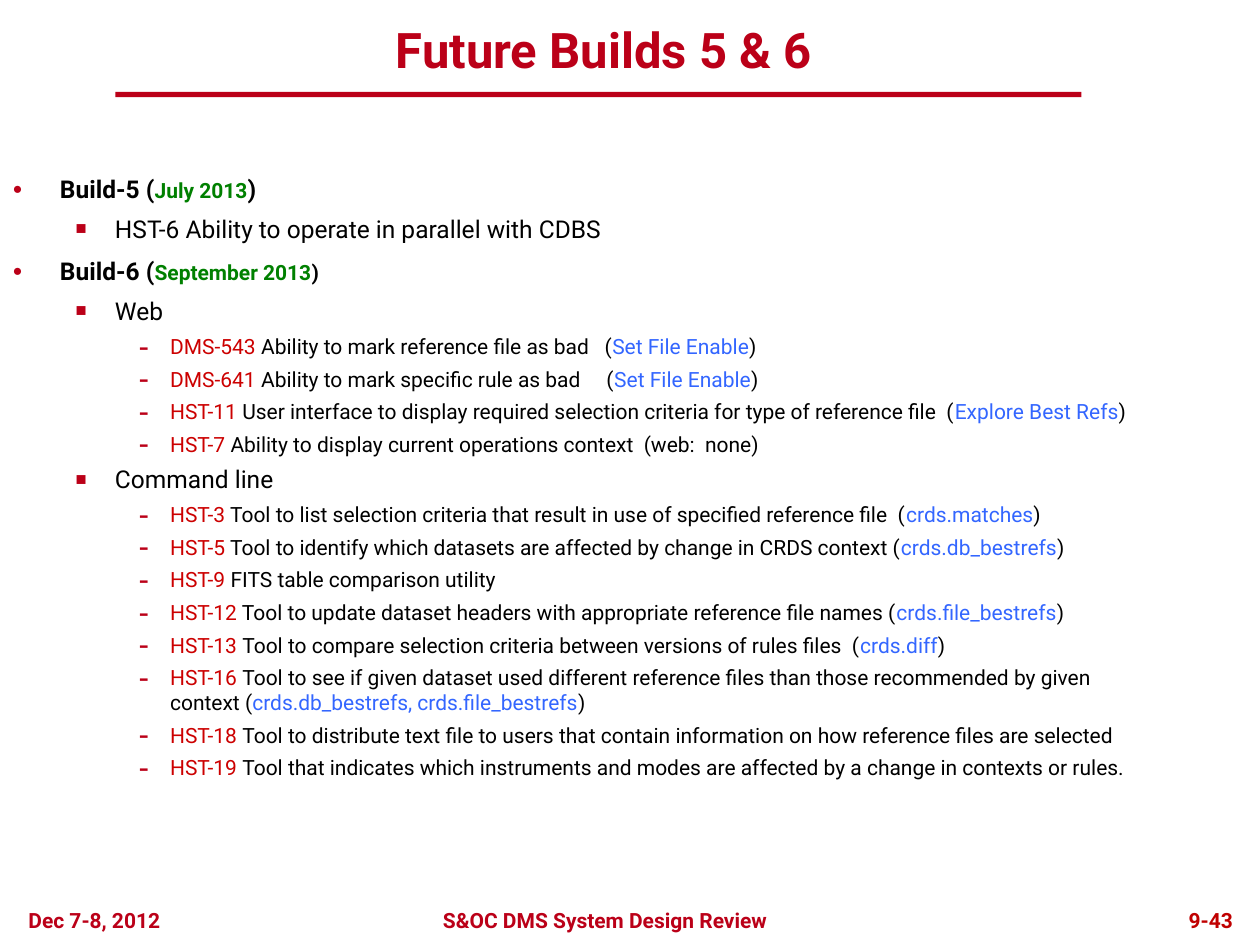
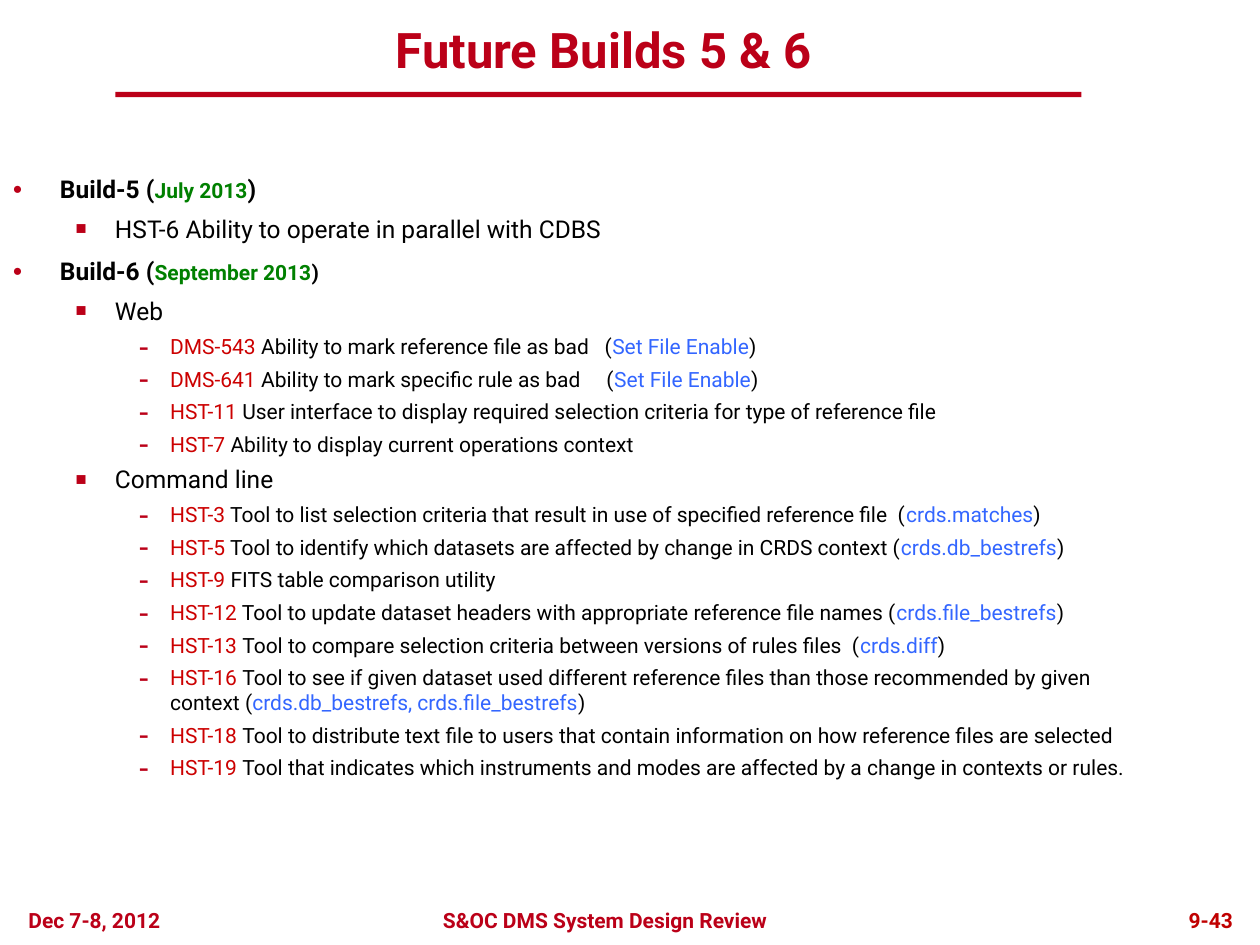
Before and after one commit to spacetelescope/crds, a slide deck: slide 42 of docs/DMS_SDR2_09_CRDS_final.pptx. Drawn at 1260x945 pixels with LibreOffice and Linux fonts; fonts in the diff are those of the drawing; background and template pictures are left out. Boxes give left, top, right and bottom in pixels: in the first picture for what was removed or moved away, otherwise in the second. Text is boxed around its words. In the diff, an @@ line names an element or a change of style, - is before the commit and + after.

Commit message:
More SDR2 updates, minor.

```diff
--- a/docs/DMS_SDR2_09_CRDS_final.pptx
+++ b/docs/DMS_SDR2_09_CRDS_final.pptx
@@ text at (170,403,936,457): text changed @@
-    – HST-11 User interface to display required selection criteria for type of reference file (Explore Best Refs)
-    – HST-7 Ability to display current operations context (web: none)
+    – HST-11 User interface to display required selection criteria for type of reference file
+    – HST-7 Ability to display current operations context
```
Also in this commit, not shown: 11 other slides changed.
